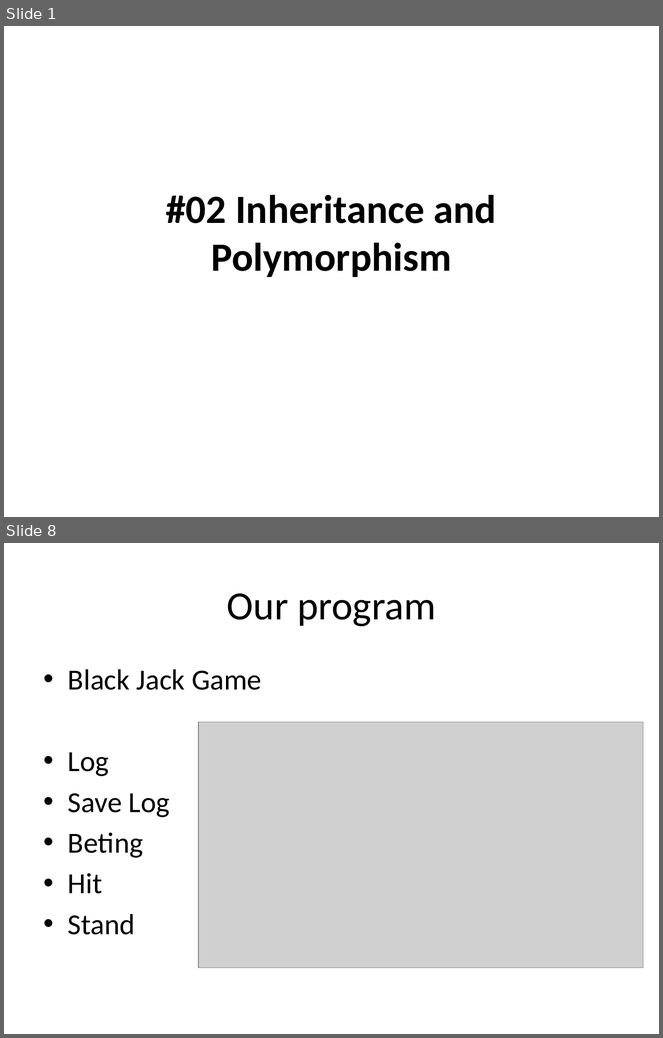
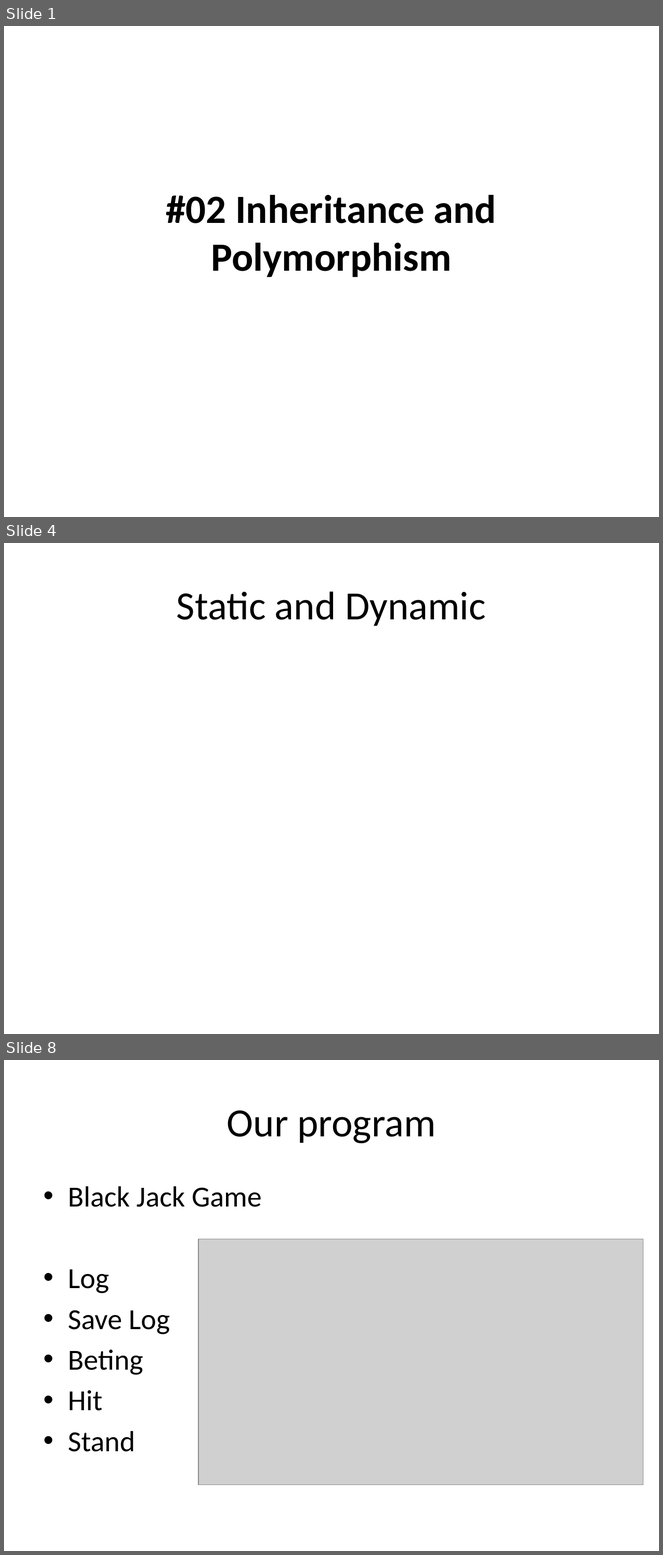
Before and after one commit to isurup/kalle-martin-group, a slide deck: OOPExam/02 Inheritance and Polymorphism.pptx. Shown one above the other, each under a label of ours: slides 1 and 8 before the commit, slides 1, 4 and 8 after it; the slides between them are not shown. The pictures are 663x1038 and 663x1555 pixels, drawn with LibreOffice and Linux fonts; fonts in the diff are those of the drawing; grey boxes stand for pictures. Boxes give left, top, right and bottom in pixels: in the first picture for what was removed or moved away, otherwise in the second. Text is boxed around its words. In the diff, an @@ line names an element or a change of style, - is before the commit and + after.

```diff
--- a/OOPExam/02 Inheritance and Polymorphism.pptx
+++ b/OOPExam/02 Inheritance and Polymorphism.pptx
@@ slide 4 added at (4,543,659,1034), background #FFFFFF @@
@@ title added at (177,591,486,626), 44 pt, text #000000 @@
+Static and Dynamic
```
Also in this commit, not shown: 3 slides changed, 2 other slides added, 3 slides removed.
